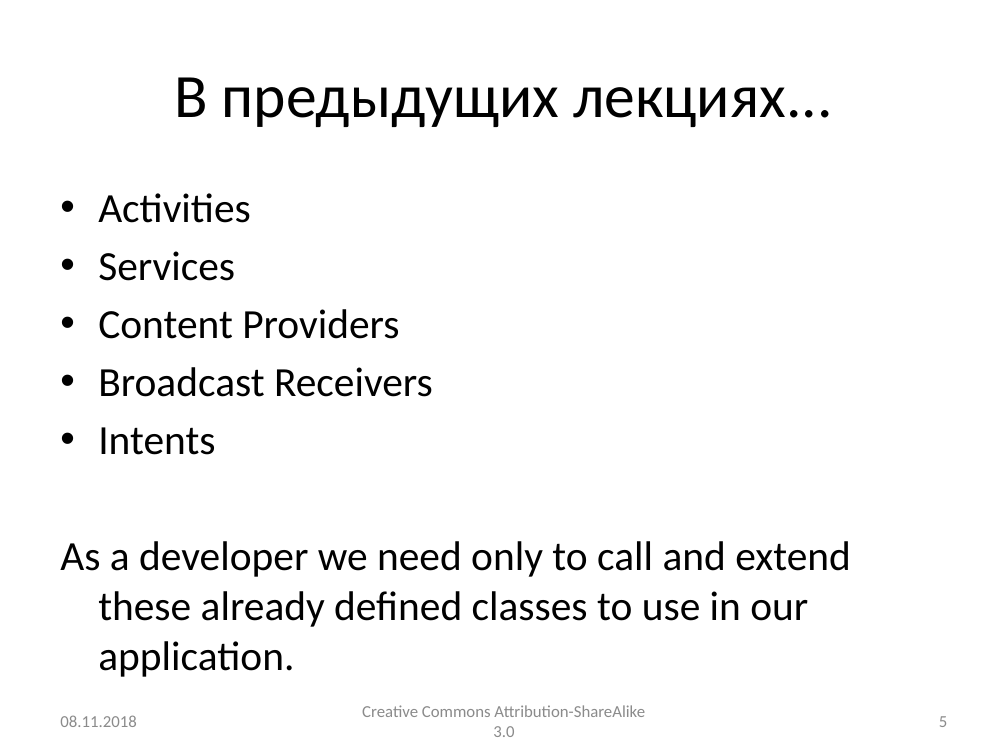
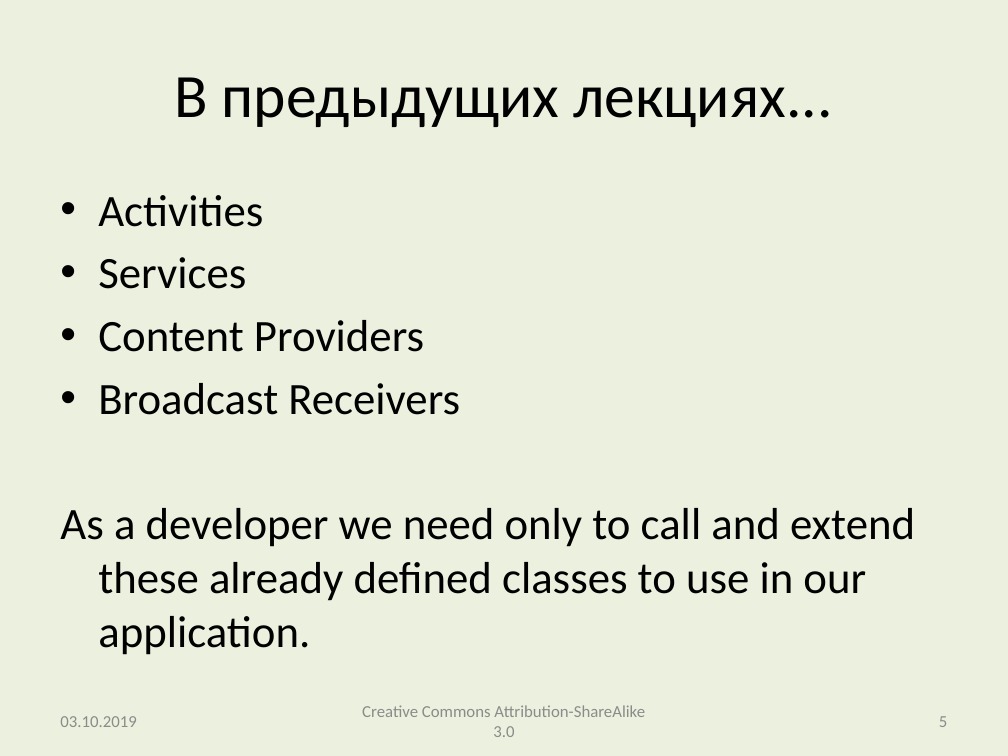
Before and after one commit to andrei-kuznetsov/android-lectures, a slide deck: slide 5 of lectures/Lecture005_Tasks_BackStack_Fragments.pptx. Drawn at 1008x756 pixels with LibreOffice and Linux fonts; fonts in the diff are those of the drawing. Boxes give left, top, right and bottom in pixels: in the first picture for what was removed or moved away, otherwise in the second. Text is boxed around its words. In the diff, an @@ line names an element or a change of style, - is before the commit and + after.

```diff
--- a/lectures/Lecture005_Tasks_BackStack_Fragments.pptx
+++ b/lectures/Lecture005_Tasks_BackStack_Fragments.pptx
@@ background #FFFFFF to #EBF1DE @@
@@ text "Activities" at box(60, 195, 915, 655): size 29.6 to 32 pt @@
@@ text at box(98, 427, 215, 455): paragraph removed @@
-• Intents
@@ text at box(60, 716, 136, 727): text changed @@
-08.11.2018
+03.10.2019
```
Also in this commit, not shown: 45 other slides changed, 8 slides added, 2 slides removed, 3 other files.
